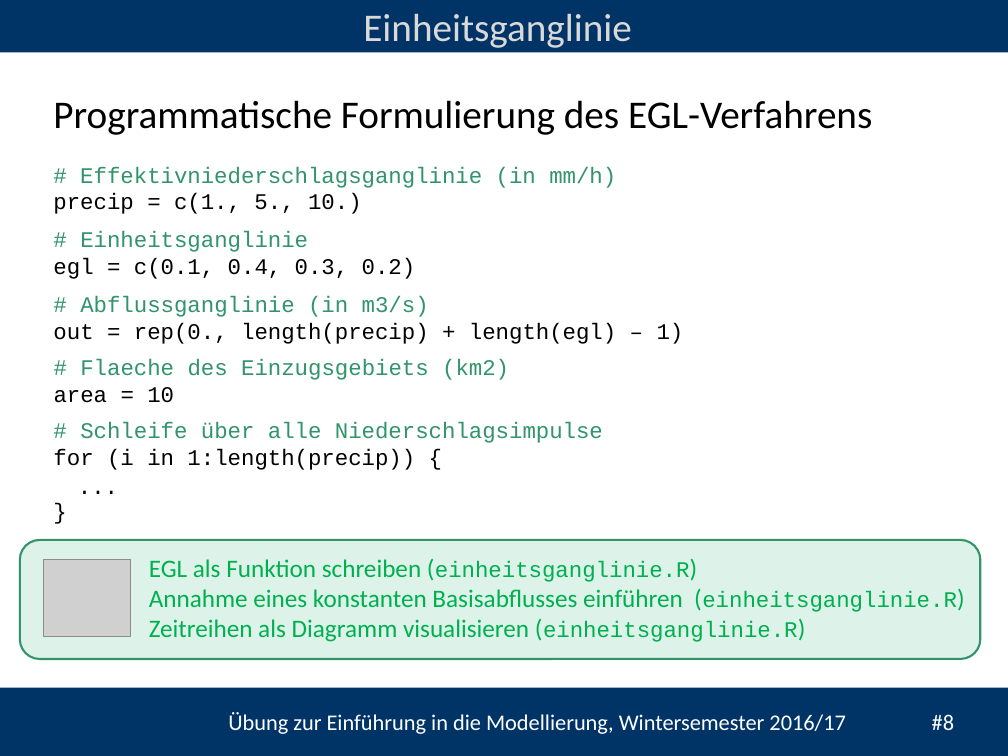
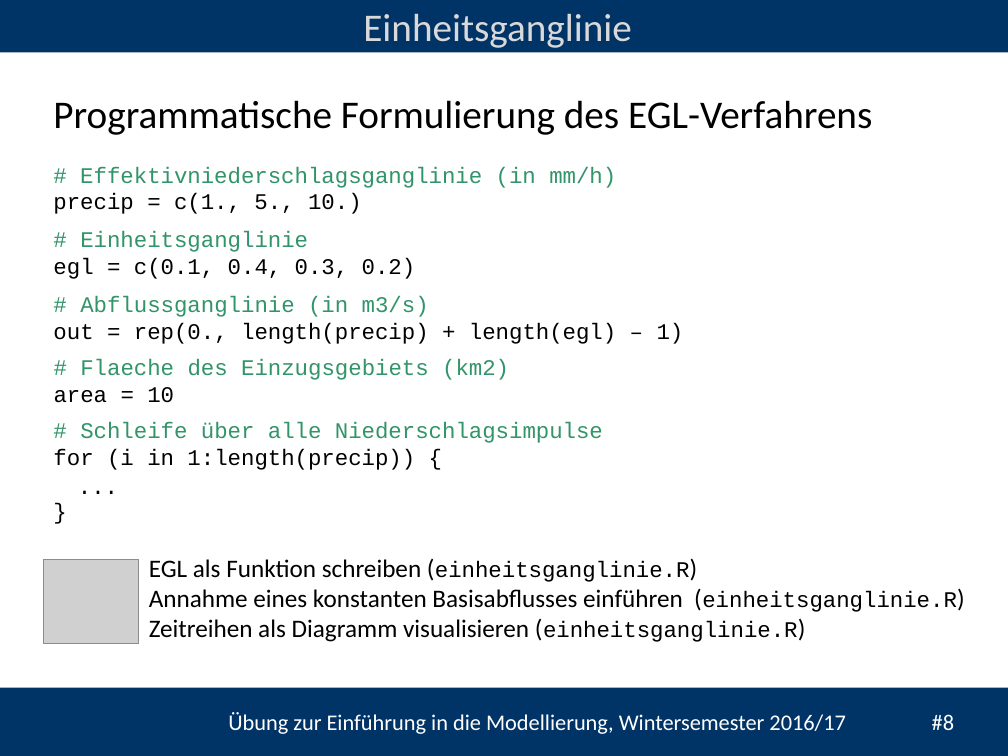
Before and after one commit to heistermann/Einf_Modellierung, a slide deck: slide 8 of Termin_2/folien/UebungModellierung#2.pptx. Drawn at 1008x756 pixels with LibreOffice and Linux fonts; fonts in the diff are those of the drawing; grey boxes stand for pictures; background and template pictures are left out. Boxes give left, top, right and bottom in pixels: in the first picture for what was removed or moved away, otherwise in the second. Text is boxed around its words. In the diff, an @@ line names an element or a change of style, - is before the commit and + after.

```diff
--- a/Termin_2/folien/UebungModellierung#2.pptx
+++ b/Termin_2/folien/UebungModellierung#2.pptx
@@ rounded rectangle removed at <box>20,540,981,659</box> @@
@@ picture: place and size @@
-picture at <box>43,559,131,637</box>
+picture at <box>43,559,138,644</box>
@@ text "EGL als Funktion schreiben (einheitsganglinie.R)" at <box>149,559,957,642</box>: text colour #00B050 to #000000 @@
```
Also in this commit, not shown: 4 other slides changed, 6 slides added, 2 slides removed, 4 other files.
